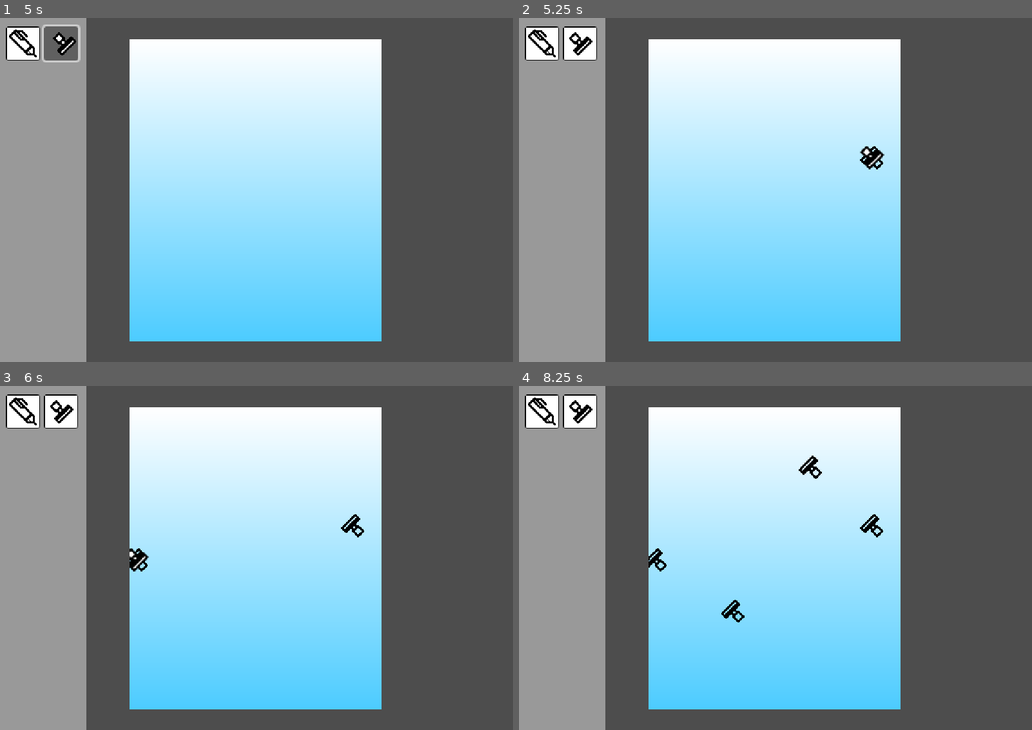
Above: before the commit, frames 1-4 (two rows, left to right).
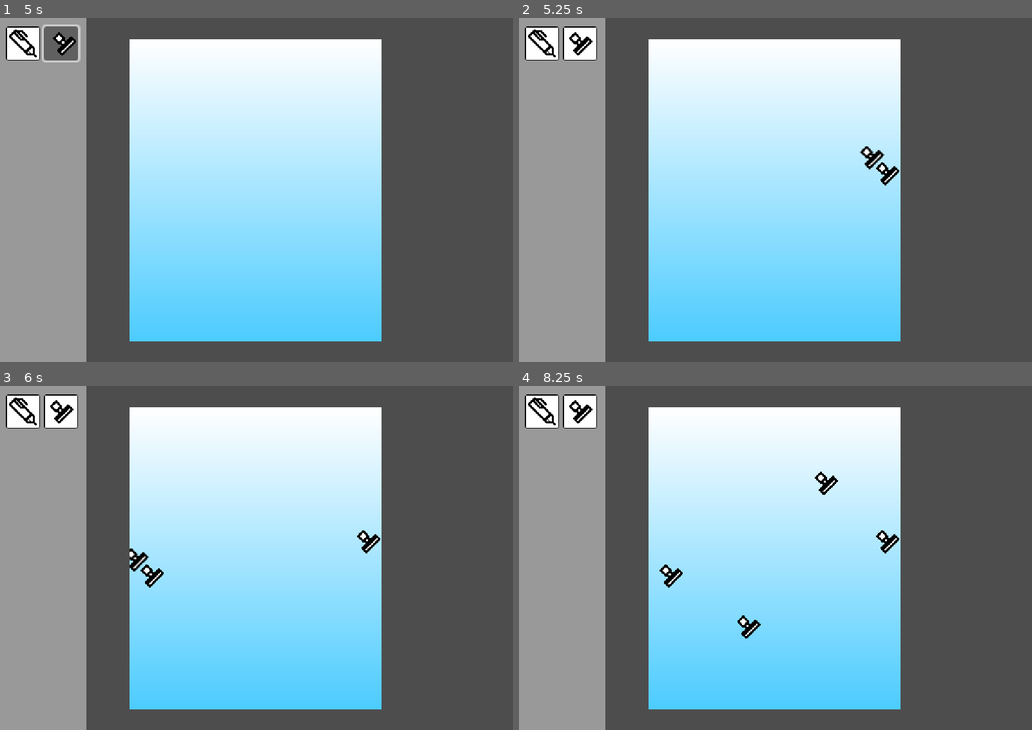
Above: after the commit, the same moments.

Repository: argonaut8/GGJ_2024
Game: Godot game, scene res://src/studio.tscn
Two runs of this game, one before a commit and one after it. Both use one fixed random seed, a clock stepped at 60 frames per second and the inputs below.
Inputs (mouse positions are in pixels of both pictures, inside the frame that each line leads up to):
- Up to frame 1 (5 s): click (20, 42) at 0.5 s; click (61, 42) at 1.27 s; click (20, 42) at 2 s; click (61, 42) at 2.77 s; click (20, 42) at 3.5 s; click (61, 42) at 4.27 s
- Up to frame 2 (5.25 s): tap Enter at 5 s; move the mouse to (888, 172) at 5.02 s; click (888, 172) at 5.17 s
- Up to frame 3 (6 s): tap Space at 5.75 s; move the mouse to (153, 575) at 5.77 s; click (153, 575) at 5.92 s
- Up to frame 4 (8.25 s): tap Enter at 6.5, 8 s; move the mouse to (826, 482) at 6.52 s; click (826, 482) at 6.67 s; tap Space at 7.25 s; move the mouse to (749, 626) at 7.27 s; click (749, 626) at 7.42 s; move the mouse to (929, 609) at 8.02 s; click (929, 609) at 8.17 s

Frame 1 is identical in both runs. In frame 2, 0.2% of the frame differs, in the area x 66-75%, y 37-49%; in frame 3, 0.4%; in frame 4, 1.0%, in the area x 25-75%, y 20-74%.

Commit message:
stamp resizing and tool colors

Diff:
--- a/src/tools/brush.gd
+++ b/src/tools/brush.gd
@@ -2,7 +2,6 @@
 extends Tool
 
 @export var brush_size: float = 5.0
-@export var color: Color = Color.BLACK
 
 var is_clicked: bool = false
 
@@ -15,10 +14,10 @@
 		if event.get_button_index() == MOUSE_BUTTON_LEFT:
 			if event.pressed:
 				is_clicked = true
-				edited_pixels.append(event.position.round() as Vector2i)
+				edited_pixels[event.position.round() as Vector2i] = color
 				draw_pixels(edited_pixels)
 			else:
 				is_clicked = false
 	elif event is InputEventMouseMotion and is_clicked:
-		edited_pixels.append(event.position.round() as Vector2i)
+		edited_pixels[event.position.round() as Vector2i] = color
 		draw_pixels(edited_pixels)
--- a/src/tools/stamp.gd
+++ b/src/tools/stamp.gd
@@ -11,11 +11,13 @@
 	if event is InputEventMouseButton:
 		if event.get_button_index() == MOUSE_BUTTON_LEFT:
 			if event.pressed:
-				var image_size = sprite.texture.get_size()
-				for x in image_size.x:
-					for y in image_size.y:
-						var image_pixel = sprite.texture.get_image().get_pixel(x,y)
-						if image_pixel == Color.BLACK:
-							var pos: Vector2i = event.position - Vector2i(x,y)/stamp_scale
-							edited_pixels.append(pos)
+				var image = sprite.texture.get_image()
+				image.resize(image.get_width()*stamp_scale, image.get_height()*stamp_scale, 0)
+
+				for x in image.get_width():
+					for y in image.get_height():
+						var image_pixel = image.get_pixel(x,y)
+						if image_pixel.a == 1:
+							var pos: Vector2i = event.position + Vector2(x,y) - Vector2(image.get_width()/2, image.get_height()/2)
+							edited_pixels[pos] = image_pixel
 				draw_pixels(edited_pixels)
--- a/src/tools/tool.gd
+++ b/src/tools/tool.gd
@@ -4,7 +4,9 @@
 var icon: Texture2D
 var sprite: Sprite2D
 var canvas_ref: Image
-var edited_pixels: Array[Vector2i] = []
+#var edited_pixels: Array[Vector2i] = []
+var edited_pixels: Dictionary = {}
+var color: Color = Color.BLACK
 
 func _init(canvas: Image) -> void:
 	canvas_ref = canvas
@@ -15,10 +17,12 @@
 
 
 
-func draw_pixels(pixels: Array[Vector2i]) -> void:
+#func draw_pixels(pixels: Array[Vector2i]) -> void:
+func draw_pixels(pixels: Dictionary) -> void:
 	var viewport_size = get_viewport_rect().size
-	for pixel in pixels:
-		if pixel.x >= 0 and pixel.x < viewport_size.x and pixel.y >= 0 and pixel.y < viewport_size.y:
-			canvas_ref.set_pixelv(pixel, Color.BLACK)
+	for pixel_coord in pixels.keys():
+		var pixel_color = pixels[pixel_coord]
+		if pixel_coord.x >= 0 and pixel_coord.x < viewport_size.x and pixel_coord.y >= 0 and pixel_coord.y < viewport_size.y:
+			canvas_ref.set_pixelv(pixel_coord, pixel_color)
 			SignalBus.update_canvas.emit()
 	edited_pixels.clear()
